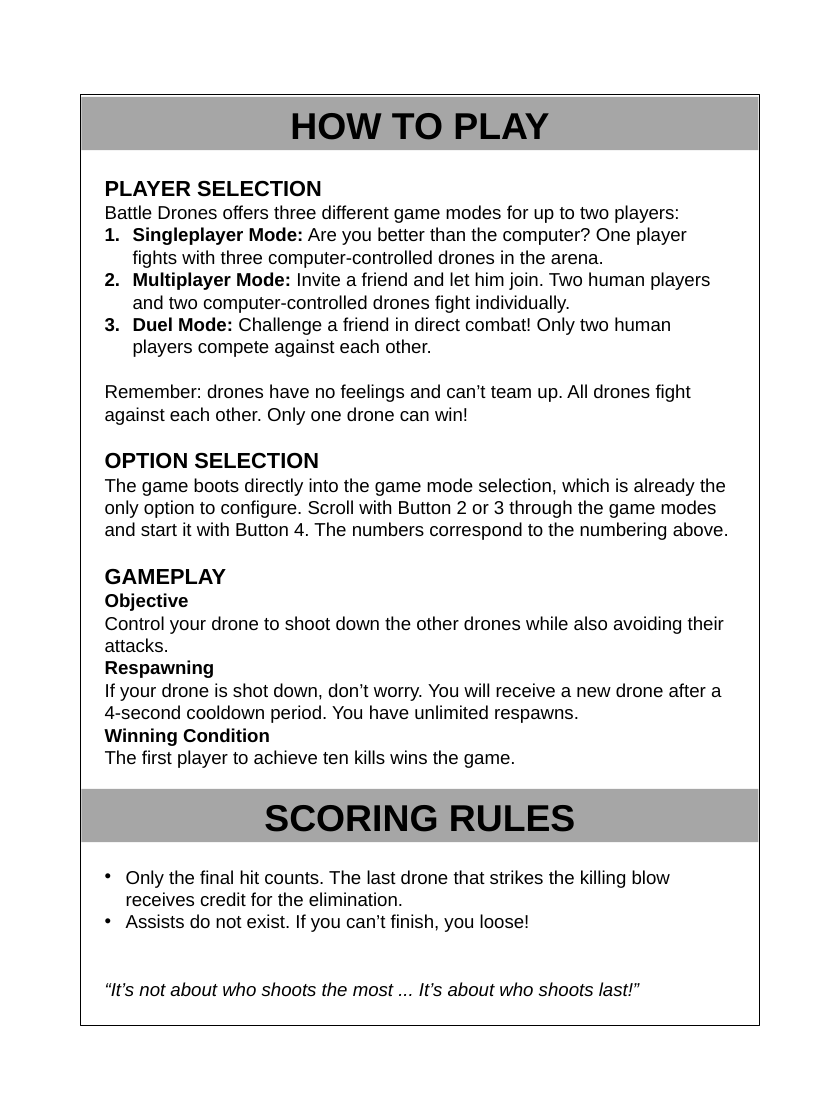
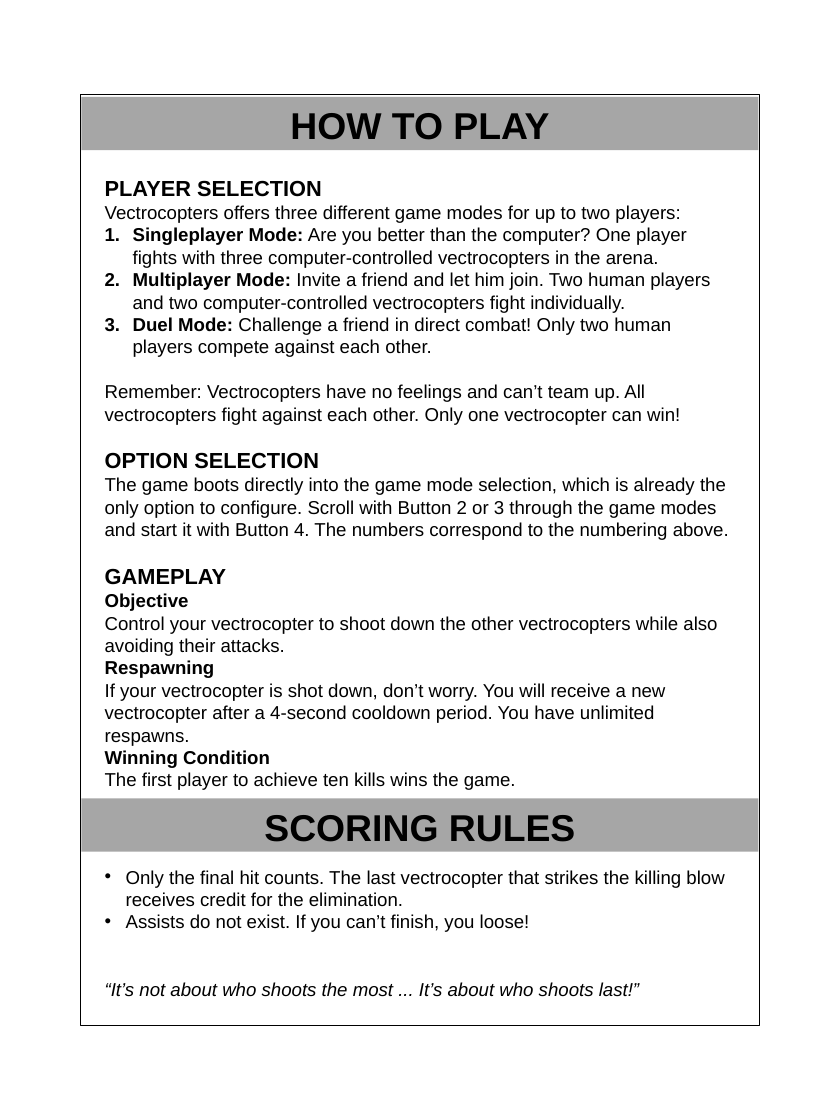
Before and after one commit to atonella/Battle_Drones, a slide deck: slide 3 of manual/manual_template.pptx. Drawn at 840x1120 pixels with LibreOffice and Linux fonts; fonts in the diff are those of the drawing. Boxes give left, top, right and bottom in pixels: in the first picture for what was removed or moved away, otherwise in the second. Text is boxed around its words. In the diff, an @@ line names an element or a change of style, - is before the commit and + after.

```diff
--- a/manual/manual_template.pptx
+++ b/manual/manual_template.pptx
@@ text at (x1=105, y1=205, x2=710, y2=313): text changed @@
-Battle Drones offers three different game modes for up to two players:
-1. Singleplayer Mode: Are you better than the computer? One player fights with three computer-controlled drones in the arena.
-2. Multiplayer Mode: Invite a friend and let him join. Two human players and two computer-controlled drones fight individually.
+Vectrocopters offers three different game modes for up to two players:
+1. Singleplayer Mode: Are you better than the computer? One player fights with three computer-controlled vectrocopters in the arena.
+2. Multiplayer Mode: Invite a friend and let him join. Two human players and two computer-controlled vectrocopters fight individually.
@@ text at (x1=105, y1=384, x2=680, y2=425): text changed @@
-Remember: drones have no feelings and can’t team up. All drones fight against each other. Only one drone can win!
+Remember: Vectrocopters have no feelings and can’t team up. All vectrocopters fight against each other. Only one vectrocopter can win!
@@ text at (x1=105, y1=616, x2=717, y2=656): text changed @@
-Control your drone to shoot down the other drones while also avoiding their attacks.
+Control your vectrocopter to shoot down the other vectrocopters while also avoiding their attacks.
@@ text at (x1=105, y1=683, x2=665, y2=746): text changed @@
-If your drone is shot down, don’t worry. You will receive a new drone after a 4-second cooldown period. You have unlimited respawns.
+If your vectrocopter is shot down, don’t worry. You will receive a new vectrocopter after a 4-second cooldown period. You have unlimited respawns.
@@ rectangle "SCORING RULES" moved from (x1=82, y1=788, x2=758, y2=842) to (x1=82, y1=799, x2=758, y2=852) @@
@@ text at (x1=126, y1=870, x2=724, y2=907): text changed @@
-• Only the final hit counts. The last drone that strikes the killing blow receives credit for the elimination.
+• Only the final hit counts. The last vectrocopter that strikes the killing blow receives credit for the elimination.
```
Also in this commit, not shown: 2 other slides changed, 1 slide added, 1 slide removed, 14 other files.
